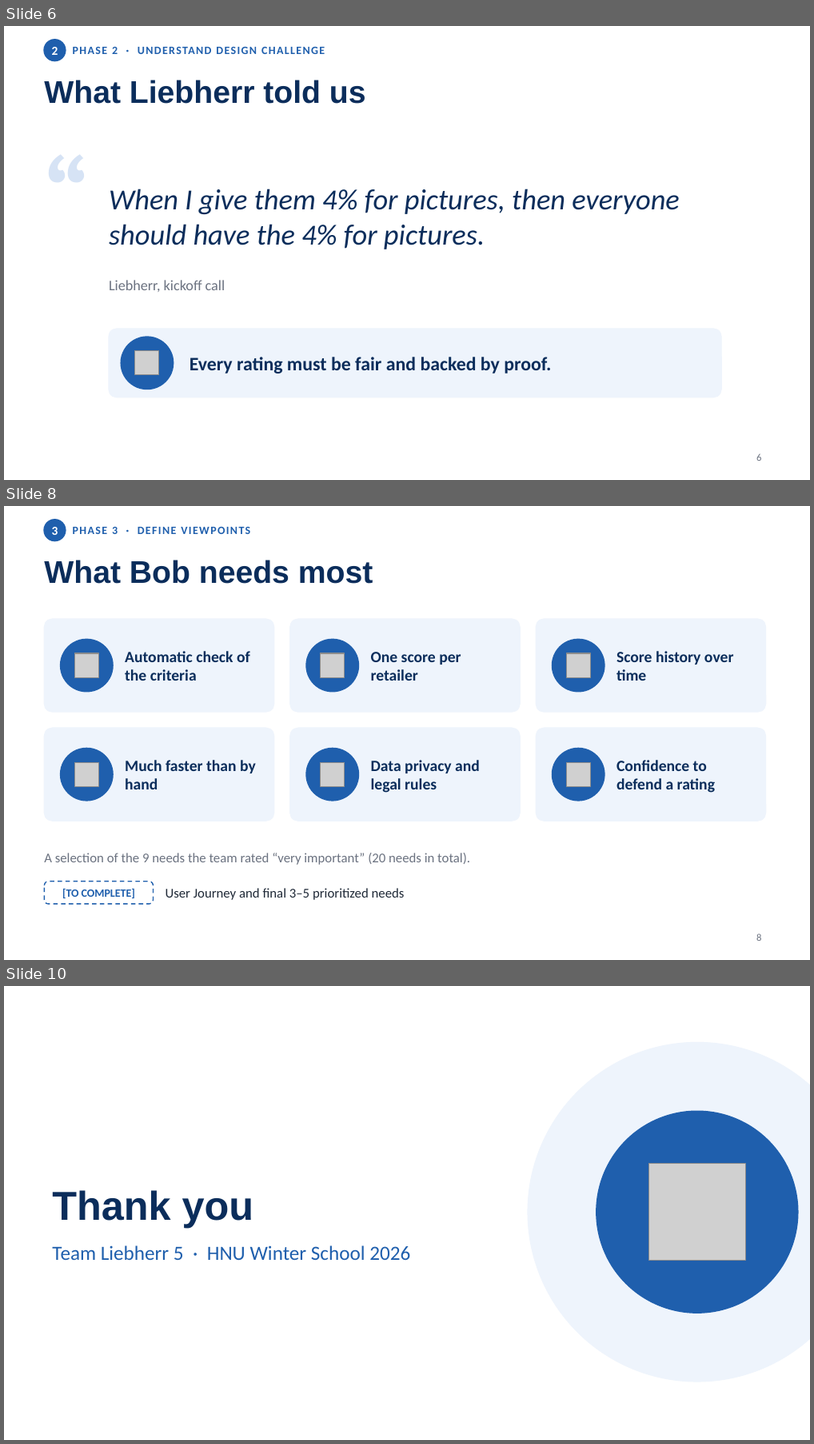
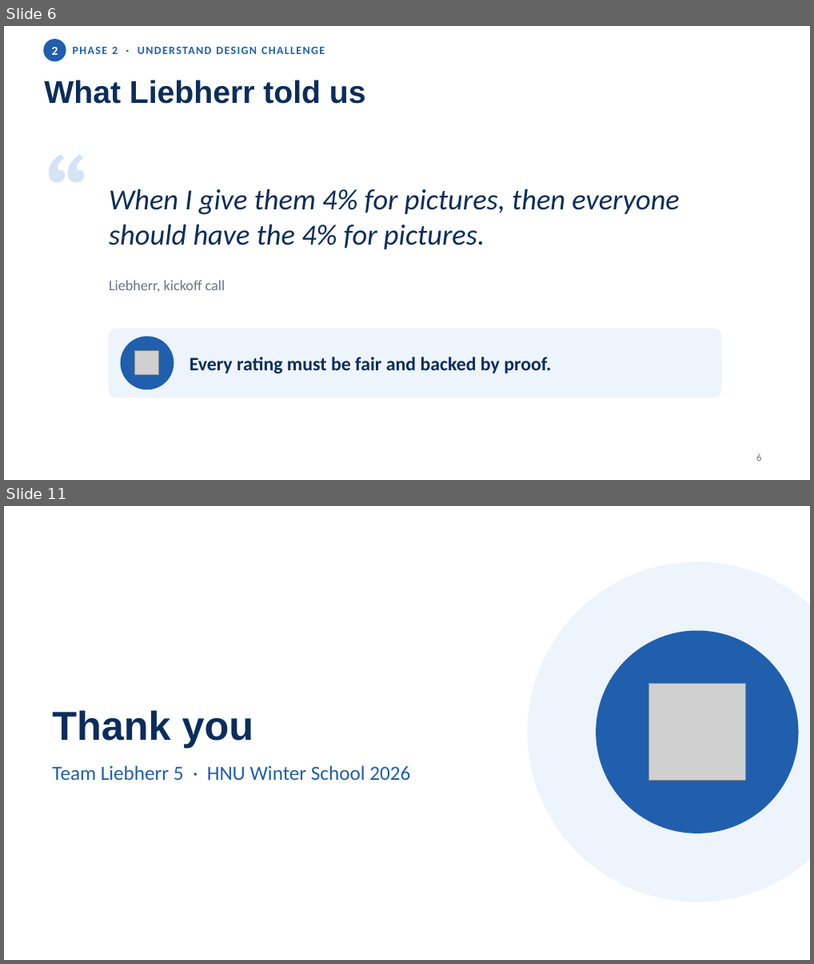
Before and after one commit to niv1999/liebherr-hackathon-2026, a slide deck: Liebherr5_DesignThinking_Journey.pptx. Shown one above the other, each under a label of ours: slides 6, 8 and 10 before the commit, slides 6 and 11 after it; the slides between them are not shown. The pictures are 814x1444 and 814x964 pixels, drawn with LibreOffice and Linux fonts; fonts in the diff are those of the drawing; grey boxes stand for pictures. Boxes give left, top, right and bottom in pixels: in the first picture for what was removed or moved away, otherwise in the second. Text is boxed around its words. In the diff, an @@ line names an element or a change of style, - is before the commit and + after.

```diff
--- a/Liebherr5_DesignThinking_Journey.pptx
+++ b/Liebherr5_DesignThinking_Journey.pptx
@@ slide 8 removed at [4,506,810,960], background #FFFFFF @@
@@ ellipse removed at [44,520,66,540] @@
@@ text removed at [52,527,58,535] @@
-3
@@ text removed at [73,527,250,534] @@
-PHASE 3 · DEFINE VIEWPOINTS
@@ title removed at [44,560,374,584] @@
-What Bob needs most
@@ rounded rectangle removed at [44,619,274,712] @@
@@ rounded rectangle removed at [290,619,520,712] @@
@@ rounded rectangle removed at [536,619,766,712] @@
@@ ellipse removed at [61,639,113,692] @@
@@ ellipse removed at [306,639,359,692] @@
@@ ellipse removed at [552,639,605,692] @@
@@ picture removed at [75,653,99,678] @@
@@ text removed at [125,651,250,680] @@
-Automatic check of the criteria
@@ picture removed at [321,653,345,678] @@
@@ text removed at [371,652,461,680] @@
-One score per retailer
@@ picture removed at [567,653,591,678] @@
@@ text removed at [617,651,734,680] @@
-Score history over time
@@ rounded rectangle removed at [44,728,274,820] @@
@@ rounded rectangle removed at [290,728,520,820] @@
@@ rounded rectangle removed at [536,728,766,820] @@
@@ ellipse removed at [61,748,113,800] @@
@@ picture removed at [75,763,99,787] @@
@@ text removed at [125,760,256,789] @@
-Much faster than by hand
@@ ellipse removed at [306,748,359,800] @@
@@ picture removed at [321,763,345,787] @@
@@ text removed at [371,760,480,792] @@
-Data privacy and legal rules
@@ ellipse removed at [552,748,605,800] @@
@@ picture removed at [567,763,591,787] @@
@@ text removed at [617,760,715,792] @@
-Confidence to defend a rating
@@ text removed at [44,852,470,864] @@
-A selection of the 9 needs the team rated “very important” (20 needs in total).
@@ rounded rectangle removed at [44,881,153,904] @@
@@ text removed at [62,888,135,898] @@
-[TO COMPLETE]
@@ text removed at [166,888,405,900] @@
-User Journey and final 3–5 prioritized needs
@@ page number removed at [757,933,762,940] @@
-8
@@ what was slide 10 is now slide 11 @@
```
Also in this commit, not shown: 1 slide changed, 3 slides added, 1 other slide removed, 1 other file.
